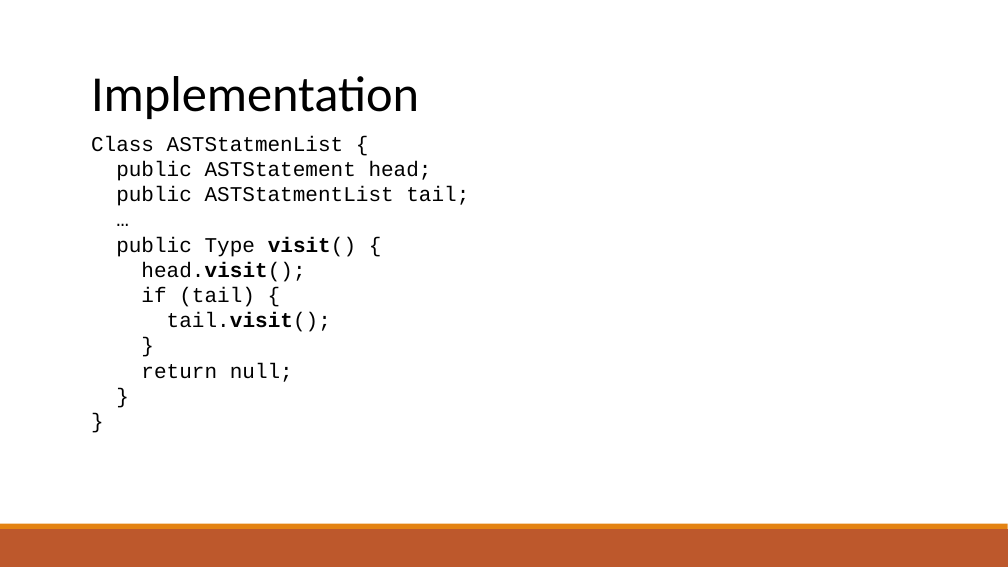
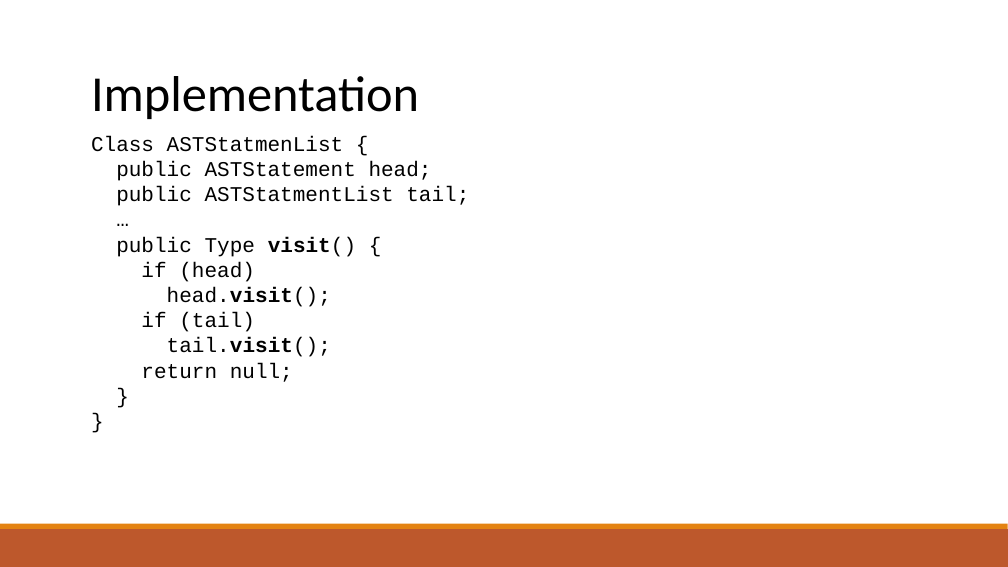
Before and after one commit to raghadzeidan/COMPILATION_TAU_FOR_STUDENTS, a slide deck: slide 100 of new_slides/semantic.pptx. Drawn at 1008x567 pixels with LibreOffice and Linux fonts; fonts in the diff are those of the drawing. Boxes give left, top, right and bottom in pixels: in the first picture for what was removed or moved away, otherwise in the second. Text is boxed around its words. In the diff, an @@ line names an element or a change of style, - is before the commit and + after.

```diff
--- a/new_slides/semantic.pptx
+++ b/new_slides/semantic.pptx
@@ text at (91,136,469,382): paragraph removed @@
-}
@@ text at (141,262,255,282): paragraph added @@
+if (head)
@@ text at (141,312,255,332): text changed @@
-if (tail) {
+if (tail)
```
Also in this commit, not shown: 3 other slides changed, 3 slides added, 1 other file.
